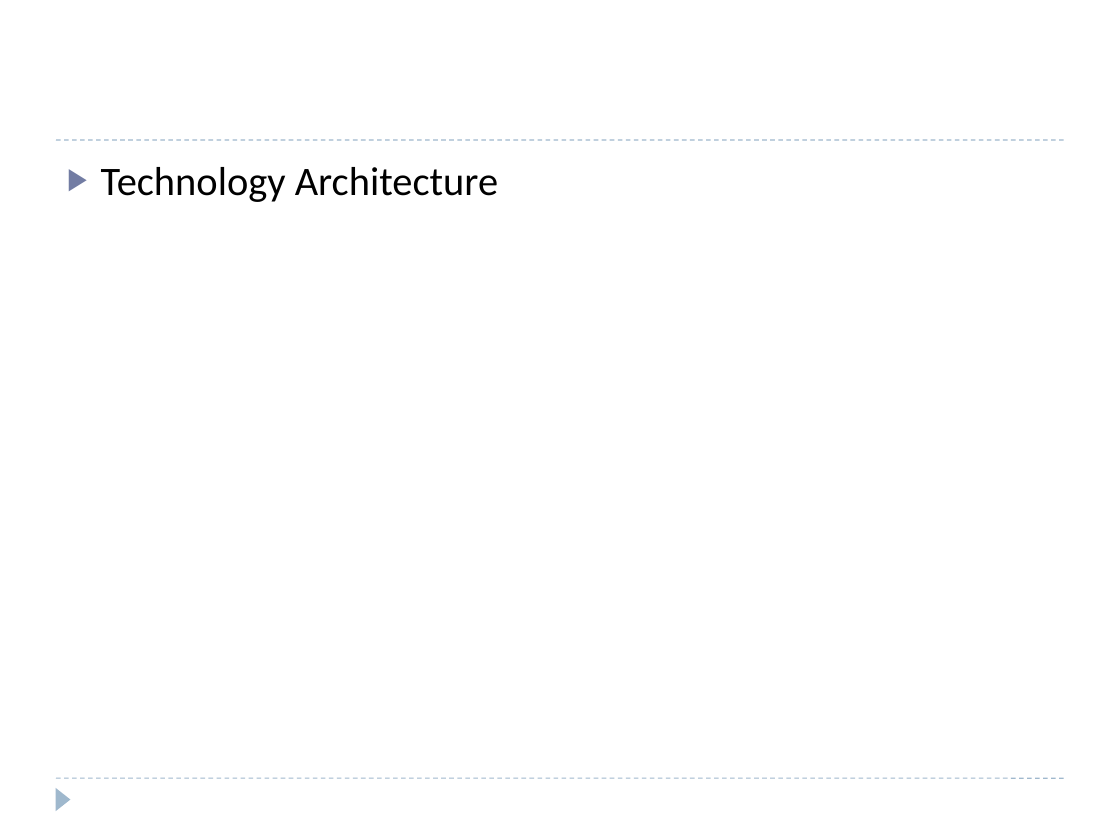
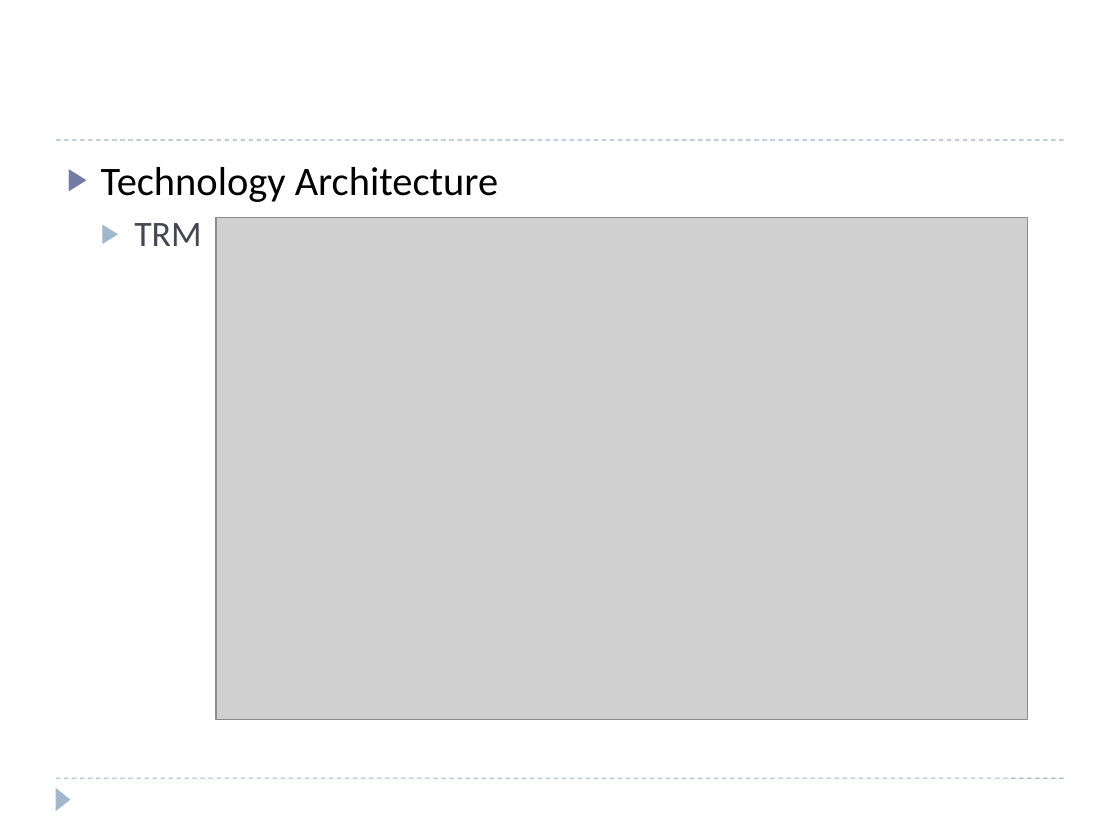
Before and after one commit to windieccf/t1-shipping, a slide deck: slide 28 of Enterprise Architech Presentation.pptx. Drawn at 1120x840 pixels with LibreOffice and Linux fonts; fonts in the diff are those of the drawing; grey boxes stand for pictures. Boxes give left, top, right and bottom in pixels: in the first picture for what was removed or moved away, otherwise in the second. Text is boxed around its words. In the diff, an @@ line names an element or a change of style, - is before the commit and + after.

```diff
--- a/Enterprise Architech Presentation.pptx
+++ b/Enterprise Architech Presentation.pptx
@@ text at <box>134,223,201,246</box>: paragraph added @@
+  ▶ TRM
@@ picture added at <box>216,217,1027,720</box> @@
```
Also in this commit, not shown: 2 other slides changed, 1 other file.
